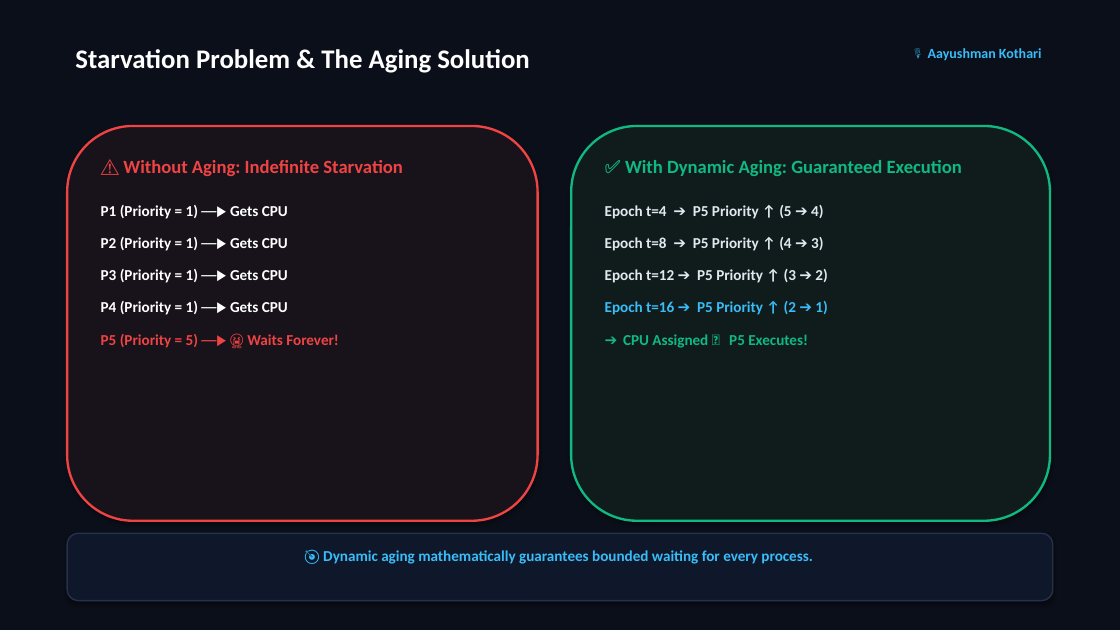
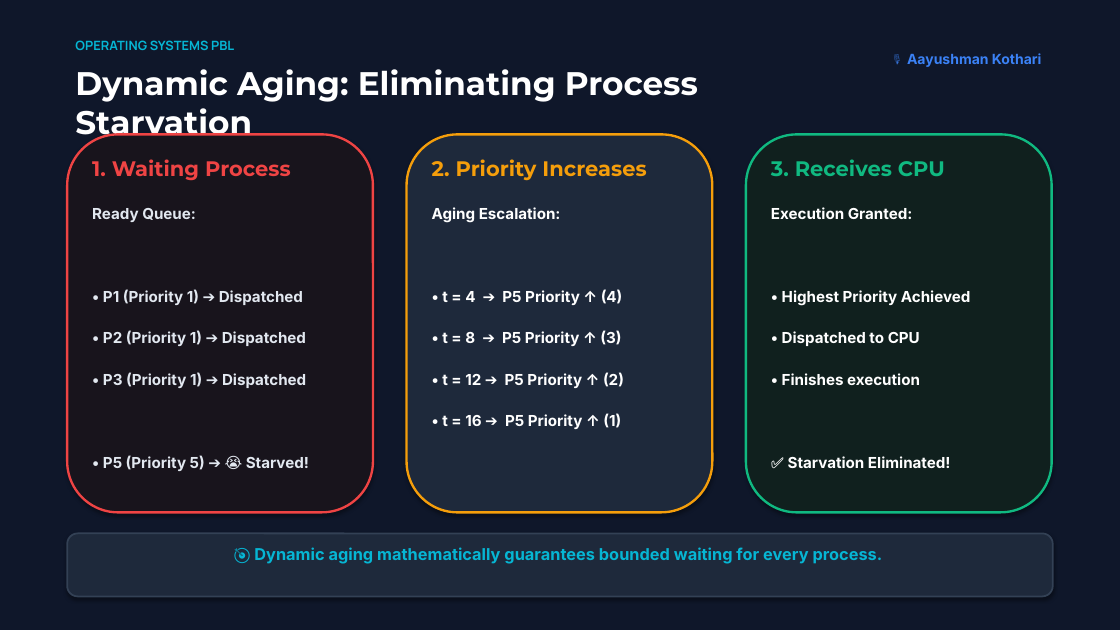
Before and after one commit to SPARSHsrihero1/OS-PBL-CPU-Scheduler, a slide deck: slide 6 of OS_PBL_Presentation_Deck.pptx. Drawn at 1120x630 pixels with LibreOffice and Linux fonts; fonts in the diff are those of the drawing. Boxes give left, top, right and bottom in pixels: in the first picture for what was removed or moved away, otherwise in the second. Text is boxed around its words. In the diff, an @@ line names an element or a change of style, - is before the commit and + after.

Commit message:
Apple Keynote style redesign: max 3 bullets, giant numbers, 85% screenshot area, aggressive whitespace

```diff
--- a/OS_PBL_Presentation_Deck.pptx
+++ b/OS_PBL_Presentation_Deck.pptx
@@ rectangle at box(0, 0, 1120, 630): fill #0B0F19 to #0F172A @@
@@ text at box(75, 40, 234, 50): text changed; size 23 to 11 pt; font Calibri to Manrope; text colour #FFFFFF to #06B6D4 @@
-Starvation Problem & The Aging Solution
+OPERATING SYSTEMS PBL
@@ text "🎙️ Aayushman Kothari" at box(907, 53, 1042, 67): font Calibri to Inter, text colour #38BDF8 to #3B82F6 @@
@@ text added at box(75, 69, 698, 143), 28 pt, text #FFFFFF, bold @@
+Dynamic Aging: Eliminating Process Starvation
@@ rounded rectangle: place and size @@
-rounded rectangle at box(67, 126, 538, 521)
+rounded rectangle at box(67, 134, 373, 513)
@@ rounded rectangle at box(67, 134, 373, 513): fill #18121A to #18141C @@
@@ rounded rectangle added at box(407, 134, 712, 513), fill #1E293B, outline #F59E0B 2 pt @@
@@ rounded rectangle: place and size @@
-rounded rectangle at box(571, 126, 1050, 521)
+rounded rectangle at box(746, 134, 1052, 513)
@@ rounded rectangle at box(746, 134, 1052, 513): fill #101C1C to #10201E @@
@@ text at box(92, 159, 309, 471): text changed; font Calibri to Inter; text colour #FFFFFF to #E2E8F0 @@
-⚠️ Without Aging: Indefinite Starvation
-P1 (Priority = 1) ──▶ Gets CPU
-P2 (Priority = 1) ──▶ Gets CPU
-P3 (Priority = 1) ──▶ Gets CPU
-P4 (Priority = 1) ──▶ Gets CPU
-P5 (Priority = 5) ──▶ 😭 Waits Forever!
+1. Waiting Process
+Ready Queue:
+• P1 (Priority 1) ➔ Dispatched
+• P2 (Priority 1) ➔ Dispatched
+• P3 (Priority 1) ➔ Dispatched
+• P5 (Priority 5) ➔ 😭 Starved!
@@ text at box(432, 159, 646, 429): text changed; font Calibri to Inter; text colour #E2E8F0 to #FFFFFF @@
-✅ With Dynamic Aging: Guaranteed Execution
-Epoch t=4 ➔ P5 Priority ↑ (5 ➔ 4)
-Epoch t=8 ➔ P5 Priority ↑ (4 ➔ 3)
-Epoch t=12 ➔ P5 Priority ↑ (3 ➔ 2)
-Epoch t=16 ➔ P5 Priority ↑ (2 ➔ 1)
-🚀 CPU Assigned ➔ P5 Executes!
+2. Priority Increases
+Aging Escalation:
+• t = 4 ➔ P5 Priority ↑ (4)
+• t = 8 ➔ P5 Priority ↑ (3)
+• t = 12 ➔ P5 Priority ↑ (2)
+• t = 16 ➔ P5 Priority ↑ (1)
@@ text added at box(771, 159, 971, 468), 13 pt, text #FFFFFF, bold @@
+3. Receives CPU
+Execution Granted:
+• Highest Priority Achieved
+• Dispatched to CPU
+• Finishes execution
+✅ Starvation Eliminated!
@@ rounded rectangle: place and size @@
-rounded rectangle at box(67, 534, 1053, 601)
+rounded rectangle at box(67, 534, 1053, 597)
@@ rounded rectangle at box(67, 534, 1053, 597): fill #0F172A to #1E293B; outline #263248 1.2 pt to #334155 1.5 pt @@
@@ text "🎯 Dynamic aging mathematically guarantees ..." at box(254, 547, 883, 564): size 13 to 14 pt, font Calibri to Inter, text colour #38BDF8 to #06B6D4 @@
```
Also in this commit, not shown: 7 other slides changed, 2 slides added, 2 slides removed, 1 other file.
